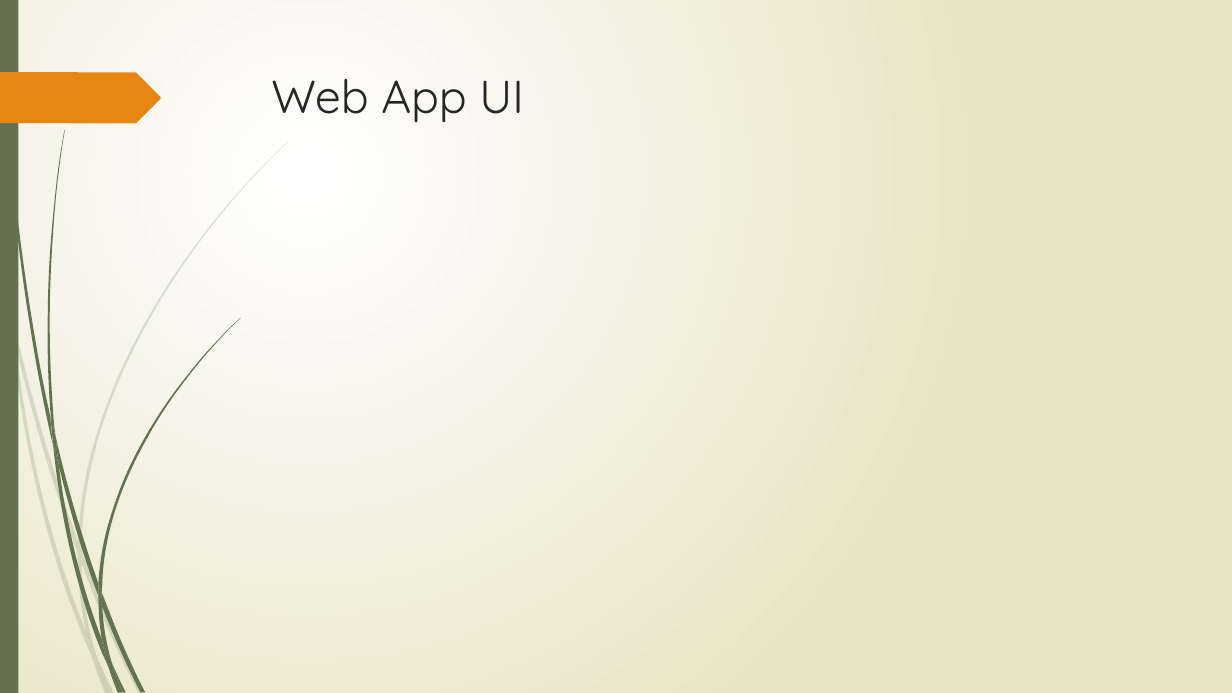
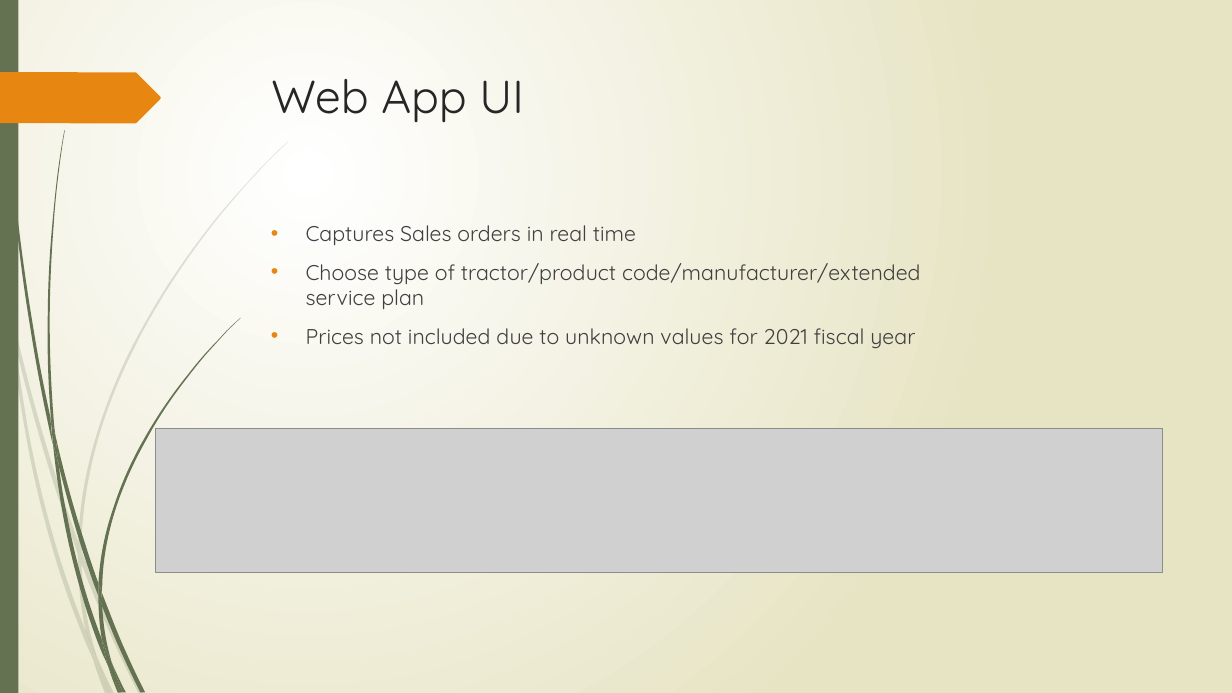
Before and after one commit to lawalf/Tek_Capstone1, a slide deck: slide 2 of TractorTEK_Presentation.pptx. Drawn at 1232x693 pixels with LibreOffice and Linux fonts; fonts in the diff are those of the drawing; grey boxes stand for pictures. Boxes give left, top, right and bottom in pixels: in the first picture for what was removed or moved away, otherwise in the second. Text is boxed around its words. In the diff, an @@ line names an element or a change of style, - is before the commit and + after.

```diff
--- a/TractorTEK_Presentation.pptx
+++ b/TractorTEK_Presentation.pptx
@@ text added at [306, 225, 920, 349], 16.6 pt, text #404040 @@
+• Captures Sales orders in real time
+• Choose type of tractor/product code/manufacturer/extended service plan
+• Prices not included due to unknown values for 2021 fiscal year
@@ picture added at [155, 429, 1163, 573] @@
```
Also in this commit, not shown: 1 slide added, 1 slide removed, 3 other files.
